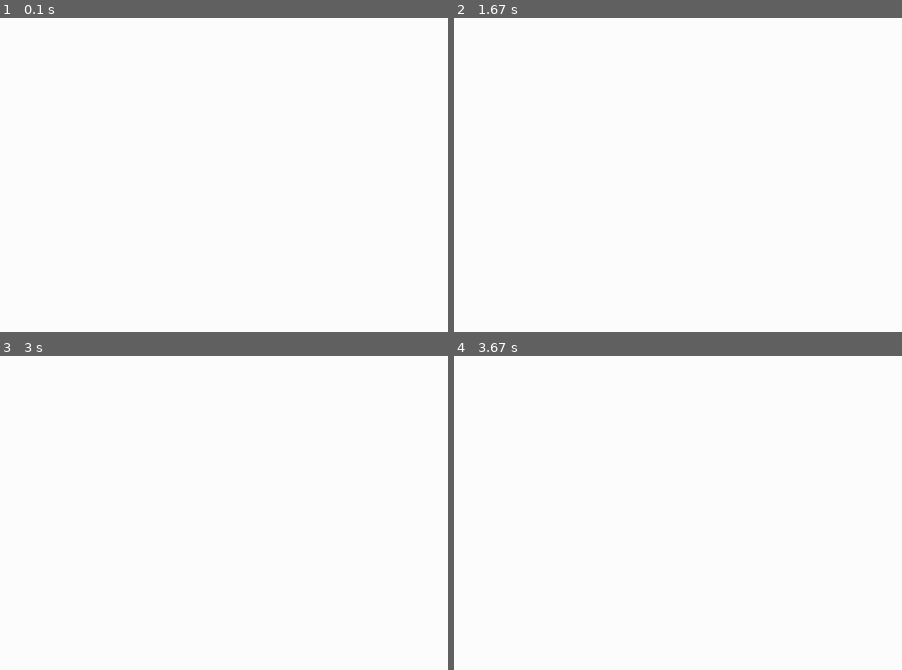
Above: before the commit, frames 1-4 (two rows, left to right).
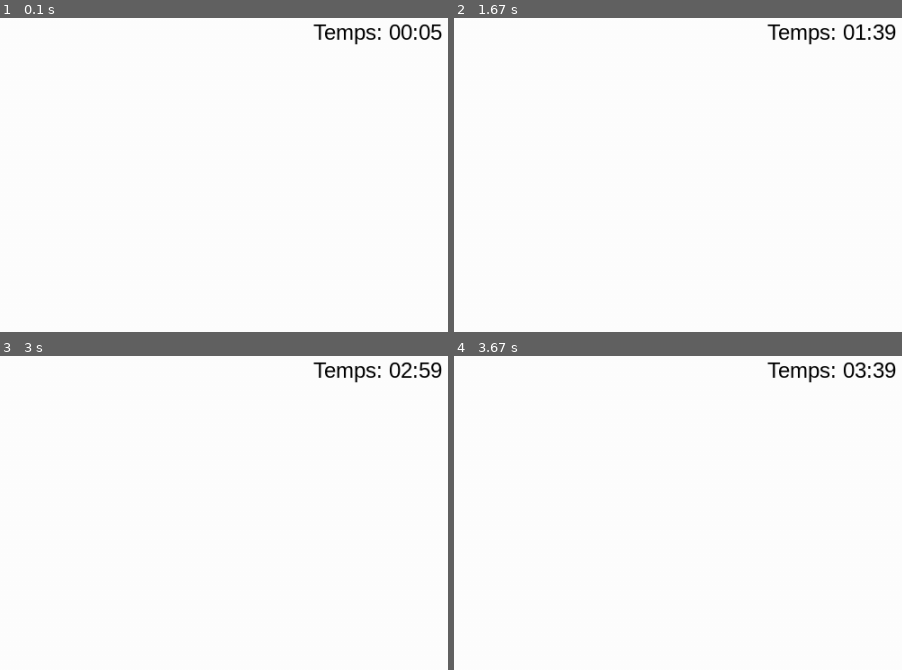
Above: after the commit, the same moments.

Repository: Florian-DELRIEU/IA-PreyPredators
Game: pygame game, started from main.py
The game is run twice, just before and just after one commit, with the same random seed, the same clock (stepped at 60 frames per second) and the same inputs.
Inputs:
- Up to frame 1 (0.1 s): no input
- Up to frame 2 (1.67 s): no input
- Up to frame 3 (3 s): no input
- Up to frame 4 (3.67 s): no input
The pictures show only the part of the screen within x 50-100%, y 0-50%; the shares and areas given below are measured in that part.

The runs differ from the first frame. In frame 1, 0.7% of the frame differs, in the area x 69-99%, y 1-9%; in frame 2, 0.7%; in frame 3, 0.7%; in frame 4, 0.7%.

Commit message:
[0.17] - add time in screen

Diff:
--- a/classes.py
+++ b/classes.py
@@ -2,7 +2,7 @@
 import random
 import math
 import numpy as np
-from pygame_init import width,height,RED,GREEN,FPS,window,BLACK,GREY
+from pygame_init import *
 
 Preys = []
 Predators = []
--- a/main.py
+++ b/main.py
@@ -1,6 +1,6 @@
 import pygame
 import time
-from pygame_init import window,WHITE,FPS,BLACK,RED
+from pygame_init import *
 from classes import blob,Preys,Predators
 
 # Blobs
@@ -9,6 +9,7 @@
 
 # Boucle principale
 running = True
+frame = 0
 while running:
     for event in pygame.event.get():
         if event.type == pygame.QUIT:
@@ -18,6 +19,17 @@
 
     # move all blobs
     time.sleep(1/FPS)
+
+    # Calcul du temps de simulation
+    frame += 1
+    minutes = frame // 60
+    seconds = frame % 60
+    time_string = f"Temps: {minutes:02}:{seconds:02}"
+
+    # Dessiner le temps de simulation en haut à droite
+    text_surface = font.render(time_string, True, BLACK)
+    window.blit(text_surface, (width - text_surface.get_width() - 10, 10))
+
     for blob in Predators + Preys:
         if blob in Predators : blob.detect(Preys)
         blob.move()
--- a/pygame_init.py
+++ b/pygame_init.py
@@ -2,6 +2,8 @@
 
 # Initialisation de Pygame
 pygame.init()
+pygame.font.init()
+font = pygame.font.SysFont("Arial",24)
 
 # Configuration de la fenêtre
 width, height = 1000*1, 1000*1
